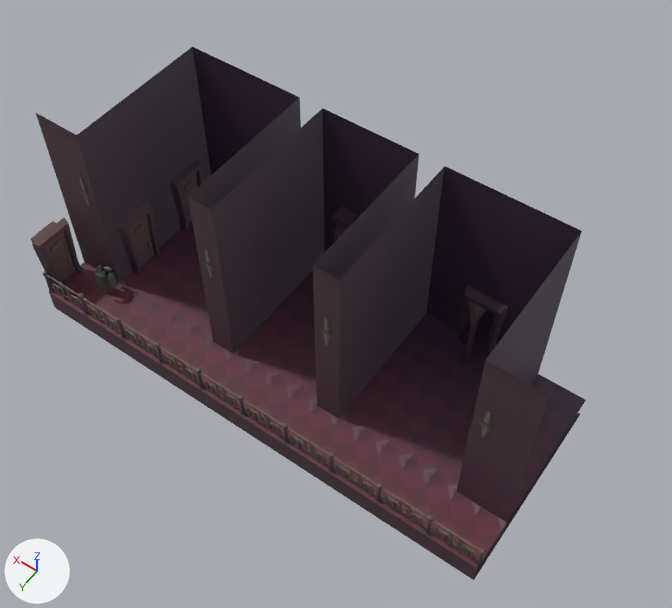
A saved change to the FBX model Source/Game/data/models/PlatformMeshes/BackGround Lvl 2/BackgroundRoomsLevel2/SM_HotelRoom-A.fbx.
The view is the same before and after, from a camera (50 mm lens) standing at (-40.2, 7.0, 79.5) and looking at (-28.0, -10.1, 52.7). The axes (+X, +Y, +Z) are drawn at lower left. The lights are the same throughout. The picture after the commit comes second. Where no turn or scale is listed for an object, it has been applied to the vertices. Vertices at exactly the same position are counted once.

Before the edit, the objects in view are built like this:
```python
me_plane_044 = bpy.data.meshes.new('Plane.044')
me_plane_044.from_pydata(...)  # 6307 vertices, 5801 faces; spans x -10.0..10.5, y -1.9..8.0, z -5.0..4.0
me_plane_044.materials.append(mat_material_002)  # picture img_t_bonytony_gradientatlas_background_dds
ob_sm_backgroundplane_014 = bpy.data.objects.new('SM_BackgroundPlane.014', me_plane_044)
ob_sm_backgroundplane_014.location = (-27.0, -13.5, 54.0)
```
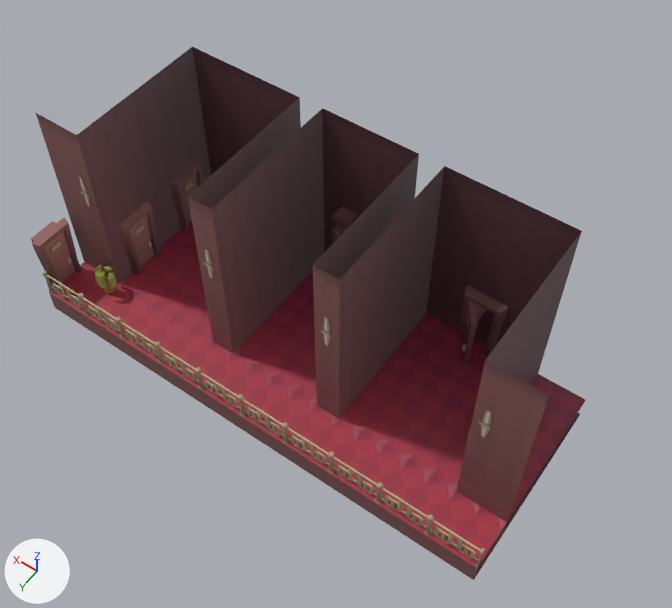
The newer file is also turned or shifted as a whole; pictures and numbers use the older file's frame.

Location of each change, [x1, y1, x2, y2] in pixels of the pictures (672 x 608 px; the box of a moved part takes in the faces that stretch with it):
part 1 of me_plane_044, moved or reshaped: before [60, 232, 462, 551]; after [60, 266, 461, 551]
part 2 of me_plane_044, moved or reshaped: before [273, 228, 477, 373]; after [334, 228, 463, 352]
part 3 of me_plane_044, deleted: before [246, 142, 398, 364]
part 4 of me_plane_044, deleted: before [514, 289, 539, 376]
part 5 of me_plane_044, deleted: before [137, 86, 172, 238]
part 6 of me_plane_044, recoloured: [31, 47, 586, 580] in both

Patch to the scene script:
```diff
--- a/Source/Game/data/models/PlatformMeshes/BackGround Lvl 2/BackgroundRoomsLevel2/SM_HotelRoom-A.fbx.py
+++ b/Source/Game/data/models/PlatformMeshes/BackGround Lvl 2/BackgroundRoomsLevel2/SM_HotelRoom-A.fbx.py
@@ img_t_bonytony_gradientatlas_midground_dds @@
+img_t_bonytony_gradientatlas_midground_dds = load_image('T_BonyTony_GradientAtlas_MidGround.dds', '../../../../textures/T_BonyTony_GradientAtlas_MidGround.dds', 1024, 1024, 'sRGB')
@@ mat_material_001 @@
+mat_material_001 = principled_material('Material.001')
+mat_material_001.texture = img_t_bonytony_gradientatlas_midground_dds
@@ me_plane_044 @@
 # used by ob_sm_backgroundplane_014; location = (-27.0, -13.5, 54.0)
-me_plane_044.from_pydata(...)  # 6307 vertices, 5801 faces; spans x -10.0..10.5, y -1.9..8.0, z -5.0..4.0
+me_plane_044.from_pydata(...)  # 6295 vertices, 5801 faces; spans x -10.0..10.5, y -1.9..8.0, z -5.0..4.0
+# me_plane_044 part 1: 16 vertices moved within x -9.0..8.2, y 6.4..7.9, z -3.7..-2.8; 55 vertices removed from x -9.3..9.2, y 3.0..7.9, z -4.0..-2.8; 54 vertices added at x -9.2..9.3, y 6.2..7.9, z -3.7..-2.8
+# me_plane_044 part 2: 3 vertices moved within x -5.1..0.7, y -0.1..0.7, z -4.0..-1.1; 11 vertices removed from x -8.0..4.5, y -0.1..3.0, z -4.0..-1.1; 6 vertices added at x -5.4..4.6, y -0.1..1.2, z -4.0..-1.1
+# me_plane_044 part 3: 4 vertices removed from x -3.0..3.0, y 3.0, z 4.0
+# me_plane_044 part 4: 1 vertex removed from x -8.0, y 3.0, z 4.0
+# me_plane_044 part 5: 1 vertex removed from x 8.0, y 3.0, z 4.0
+# me_plane_044 part 6: 5491 faces spanning x -10.0..10.5, y -1.9..8.0, z -5.0..4.0 switch from mat_material_002 (picture img_t_bonytony_gradientatlas_background_dds) to mat_material_001 (picture img_t_bonytony_gradientatlas_midground_dds)
```
